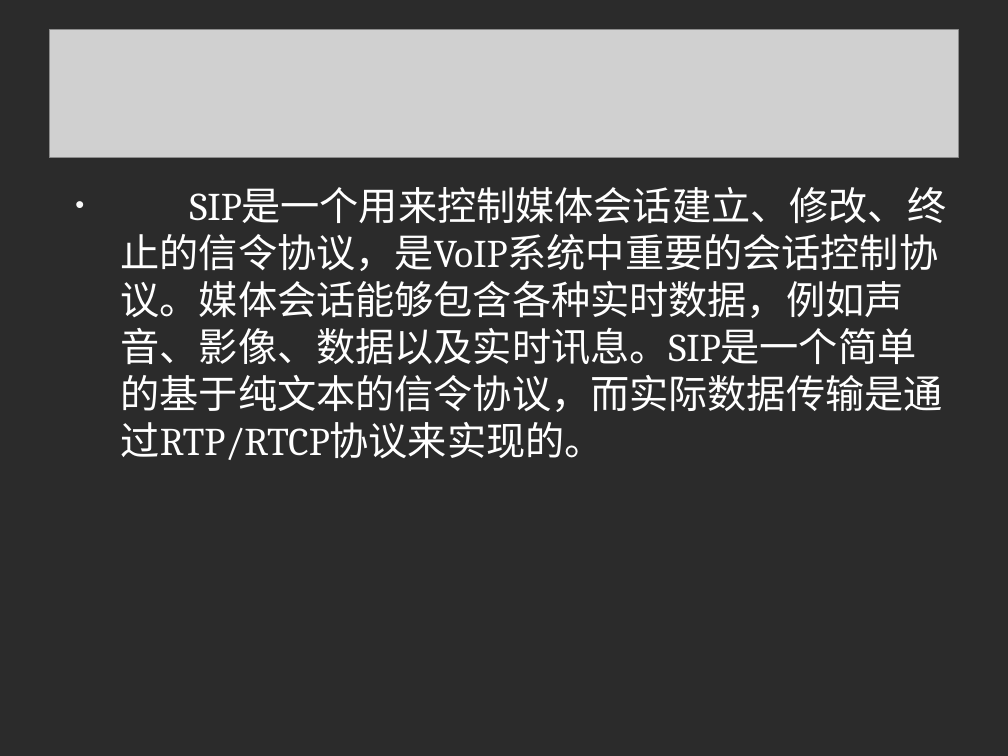
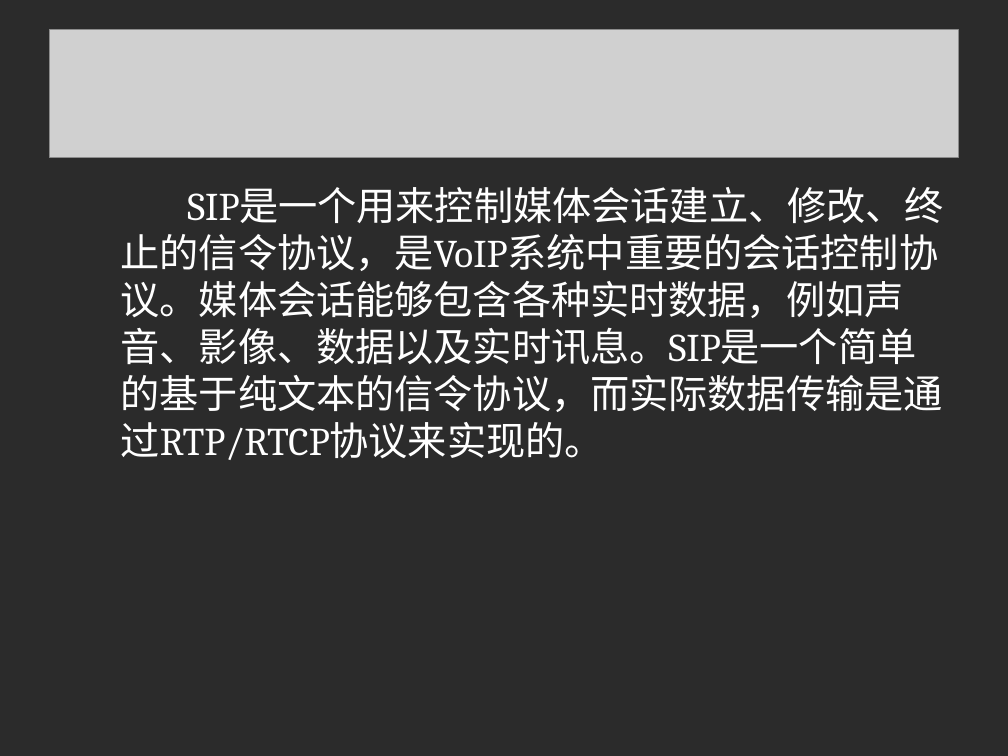
Before and after one commit to linuxsky/sip-alg, a slide deck: slide 3 of design-documents/SIP-ALG解决方案答辩.ppt. Drawn at 1008x756 pixels with LibreOffice and Linux fonts; fonts in the diff are those of the drawing; grey boxes stand for pictures; background and template pictures are left out; a plain dark background stands for a picture behind light text. Boxes give left, top, right and bottom in pixels: in the first picture for what was removed or moved away, otherwise in the second. Text is boxed around its words. In the diff, an @@ line names an element or a change of style, - is before the commit and + after.

```diff
--- a/design-documents/SIP-ALG解决方案答辩.ppt
+++ b/design-documents/SIP-ALG解决方案答辩.ppt
@@ text "SIP是一个用来控制媒体会话建立、修改、终止的信令协议，是VoIP系统中重要的会话控制协议。媒体会话能够包含各种实时数据 ..." at (x1=121, y1=187, x2=943, y2=460): bullet • to none @@
```
Also in this commit, not shown: 4 other slides changed, 6 slides added, 1 slide removed.
